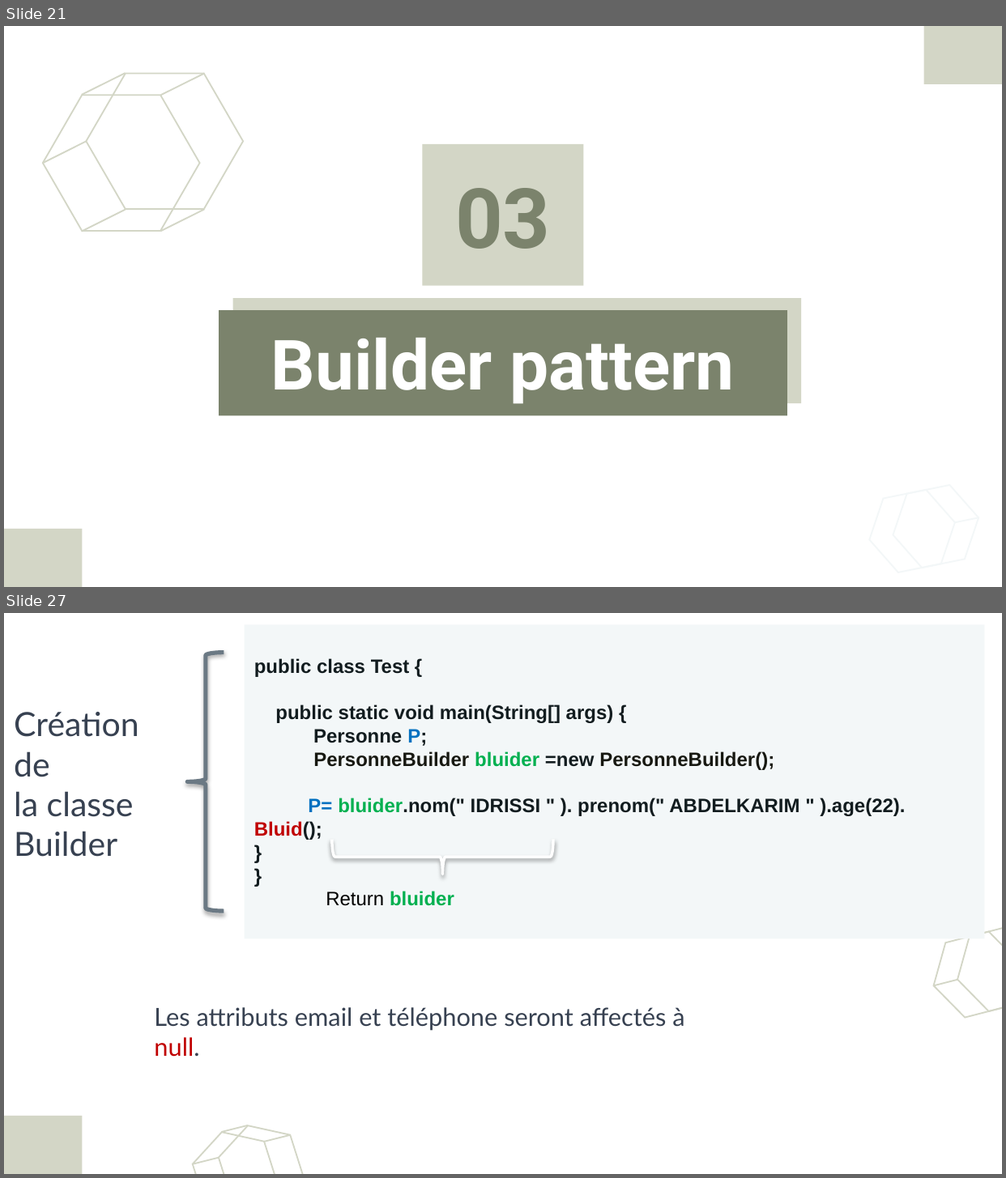
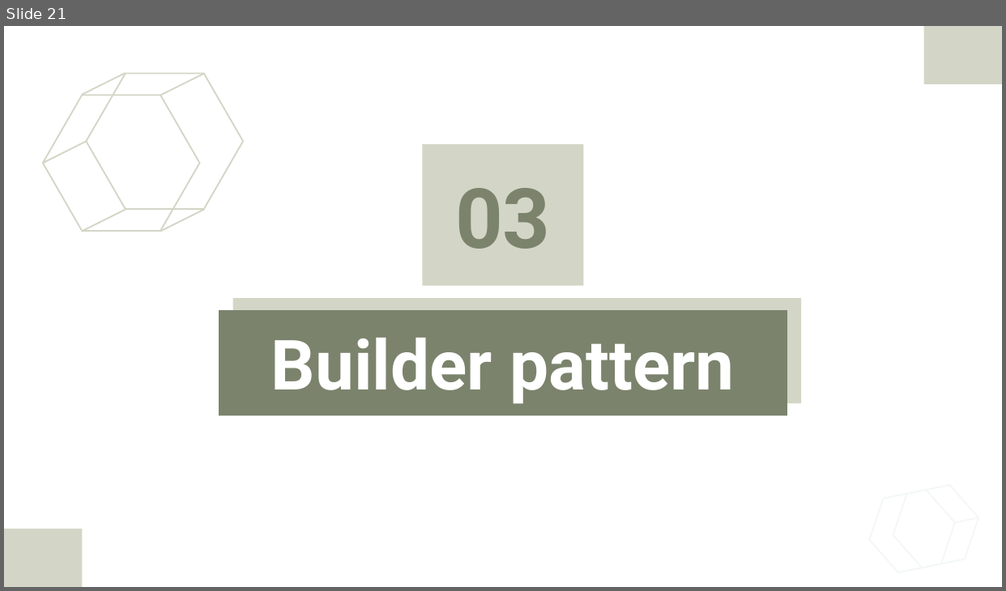
Before and after one commit to Abdelkarim-01/sdesign-pattern, a slide deck: DesignPatternsJEE1.pptx. Shown one above the other, each under a label of ours: slides 21 and 27 before the commit, slide 21 after it; the slides between them are not shown. The pictures are 1006x1178 and 1006x591 pixels, drawn with LibreOffice and Linux fonts; fonts in the diff are those of the drawing. Boxes give left, top, right and bottom in pixels: in the first picture for what was removed or moved away, otherwise in the second. Text is boxed around its words. In the diff, an @@ line names an element or a change of style, - is before the commit and + after.

```diff
--- a/DesignPatternsJEE1.pptx
+++ b/DesignPatternsJEE1.pptx
@@ slide 27 removed at (4,613,1002,1174), background #FFFFFF; not listed: 1 template element that a slide beside it also shows @@
@@ rectangle removed at (245,625,985,939) @@
-public class Test {
-public static void main(String[] args) {
-Personne P;
-PersonneBuilder bluider =new PersonneBuilder();
-P= bluider.nom(" IDRISSI " ). prenom(" ABDELKARIM " ).age(22). Bluid();
-}
-}
@@ left brace removed at (188,653,224,911) @@
@@ text removed at (14,712,139,857) @@
-Création de
-la classe Builder
@@ left brace removed at (332,840,553,875) @@
@@ text removed at (326,891,454,906) @@
-Return bluider
@@ freeform shape removed at (924,926,1002,1023) @@
@@ freeform shape removed at (948,921,1002,1017) @@
@@ freeform shape removed at (933,980,957,986) @@
@@ text removed at (154,1007,684,1057) @@
-Les attributs email et téléphone seront affectés à null.
@@ group removed at (185,1121,312,1174): 5 freeform shapes @@
```
Also in this commit, not shown: 4 slides changed, 4 slides added, 2 other slides removed.
